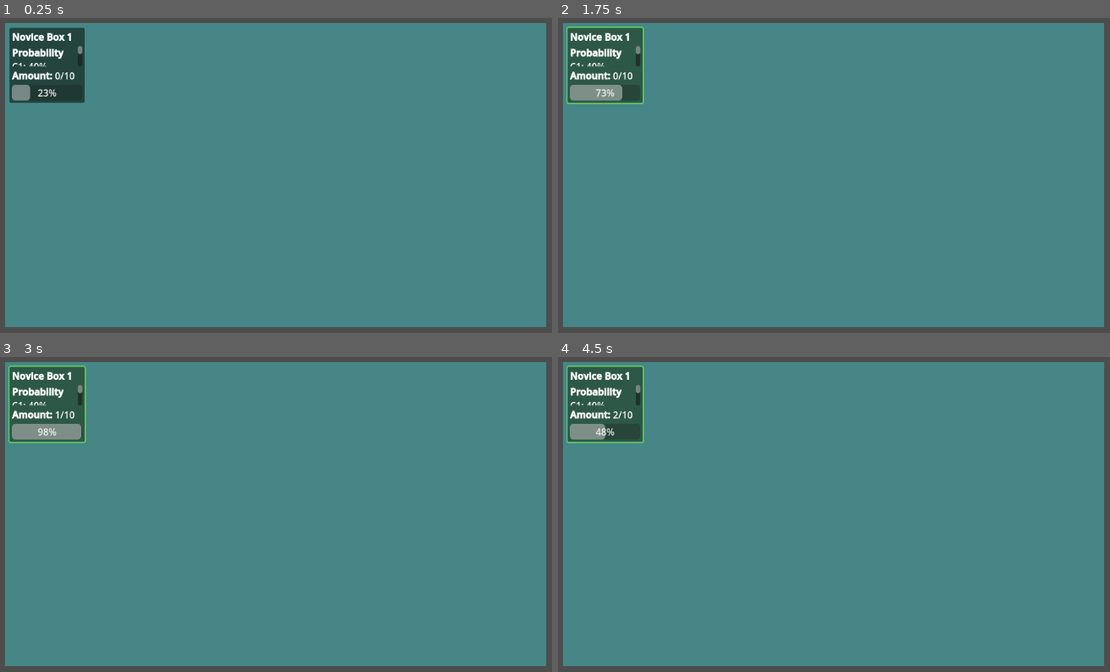
Above: before the commit, frames 1-4 (two rows, left to right).
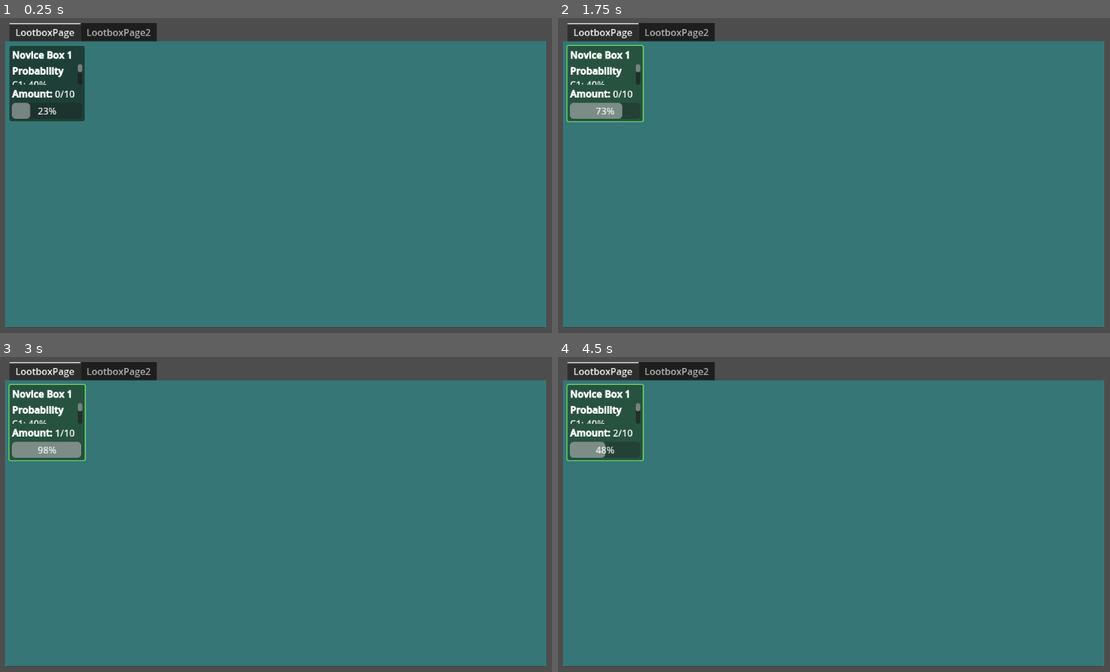
Above: after the commit, the same moments.

Repository: Wayl123/Inf-Army
Game: Godot game, scene res://scene/game_interface.tscn
The game is run twice, just before and just after one commit, with the same random seed, the same clock (stepped at 60 frames per second) and the same inputs.
Inputs (mouse positions are in pixels of both pictures, inside the frame that each line leads up to; where the layout moved, square brackets give the same spot in the first picture):
- Up to frame 1 (0.25 s): no input
- Up to frame 2 (1.75 s): click (607, 84) [607, 65] at 0.5 s; click (607, 84) [607, 65] at 1.25 s
- Up to frame 3 (3 s): click (49, 423) [49, 404] at 2 s
- Up to frame 4 (4.5 s): no input

The runs differ from the first frame. In frame 1, 7.5% of the frame differs, in the area x 0-99%, y 1-33%; in frame 2, 8.0%; in frame 3, 8.1%, in the area x 0-99%, y 1-34%; in frame 4, 7.9%.

Commit message:
Change lootbox page to container to put in tab container

Diff:
--- a/scene/lootbox_page.tscn
+++ b/scene/lootbox_page.tscn
@@ -1,28 +1,24 @@
-[gd_scene load_steps=4 format=3 uid="uid://mo8l4nyp4n1e"]
+[gd_scene load_steps=3 format=3 uid="uid://mo8l4nyp4n1e"]
 
 [ext_resource type="Script" path="res://script/LootboxPage.gd" id="1_ejakl"]
-[ext_resource type="Script" path="res://script/LootboxPanel.gd" id="2_du2cr"]
 
-[sub_resource type="StyleBoxFlat" id="StyleBoxFlat_btevp"]
+[sub_resource type="StyleBoxFlat" id="StyleBoxFlat_xhvws"]
 bg_color = Color(0.247059, 0.74902, 0.74902, 0.498039)
 
-[node name="LootboxPage" type="Node2D"]
+[node name="LootboxPage" type="PanelContainer"]
+offset_right = 40.0
+offset_bottom = 40.0
+theme_override_styles/panel = SubResource("StyleBoxFlat_xhvws")
 script = ExtResource("1_ejakl")
 
-[node name="LootboxPanel" type="PanelContainer" parent="."]
-offset_right = 40.0
-offset_bottom = 40.0
-theme_override_styles/panel = SubResource("StyleBoxFlat_btevp")
-script = ExtResource("2_du2cr")
-
-[node name="LootboxMargin" type="MarginContainer" parent="LootboxPanel"]
+[node name="LootboxMargin" type="MarginContainer" parent="."]
 layout_mode = 2
 theme_override_constants/margin_left = 8
 theme_override_constants/margin_top = 8
 theme_override_constants/margin_right = 8
 theme_override_constants/margin_bottom = 8
 
-[node name="LootboxList" type="HFlowContainer" parent="LootboxPanel/LootboxMargin"]
+[node name="LootboxList" type="HFlowContainer" parent="LootboxMargin"]
 unique_name_in_owner = true
 layout_mode = 2
 mouse_filter = 2
--- /dev/null
+++ b/scene/page_tab.tscn
@@ -0,0 +1,18 @@
+[gd_scene load_steps=3 format=3 uid="uid://im34kmqserum"]
+
+[ext_resource type="PackedScene" uid="uid://mo8l4nyp4n1e" path="res://scene/lootbox_page.tscn" id="1_7v5ko"]
+[ext_resource type="Script" path="res://script/Tabs.gd" id="1_dtb2c"]
+
+[node name="PageTab" type="Node2D"]
+
+[node name="Tabs" type="TabContainer" parent="."]
+offset_right = 16.0
+offset_bottom = 47.0
+script = ExtResource("1_dtb2c")
+
+[node name="LootboxPage" parent="Tabs" instance=ExtResource("1_7v5ko")]
+layout_mode = 2
+
+[node name="LootboxPage2" parent="Tabs" instance=ExtResource("1_7v5ko")]
+visible = false
+layout_mode = 2
--- a/script/GameInterface.gd
+++ b/script/GameInterface.gd
@@ -1,6 +1,7 @@
 extends Node2D
 
-var LOOTBOXPAGE = preload("res://scene/lootbox_page.tscn")
+#var LOOTBOXPAGE = preload("res://scene/lootbox_page.tscn")
+var PAGETAB = preload("res://scene/page_tab.tscn")
 
 var lootboxGenListPath = "res://script/LootboxGeneratorTemplate.json"
 var lootboxGenData = {}
@@ -8,7 +9,7 @@
 func _ready() -> void:
 	_load_all_data()
 
-	add_child(LOOTBOXPAGE.instantiate())
+	add_child(PAGETAB.instantiate())
 
 func _load_json_file(filePath : String) -> Dictionary:
 	if FileAccess.file_exists(filePath):
--- a/script/LootboxPage.gd
+++ b/script/LootboxPage.gd
@@ -1,4 +1,4 @@
-extends Node2D
+extends PanelContainer
 
 @onready var lootboxList = %LootboxList
 
--- a/script/LootboxPanel.gd
+++ b/script/Tabs.gd
@@ -1,4 +1,4 @@
-extends PanelContainer
+extends TabContainer
 
 func _ready() -> void:
 	get_tree().root.connect("size_changed", Callable(self, "_on_viewport_size_changed"))
